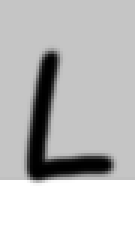
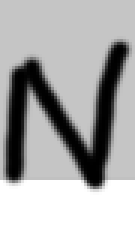
Two versions of the same layered image (135×225). Layer-by-layer changes:
painted on "Pasted Layer" over [0, 36, 135, 195]
